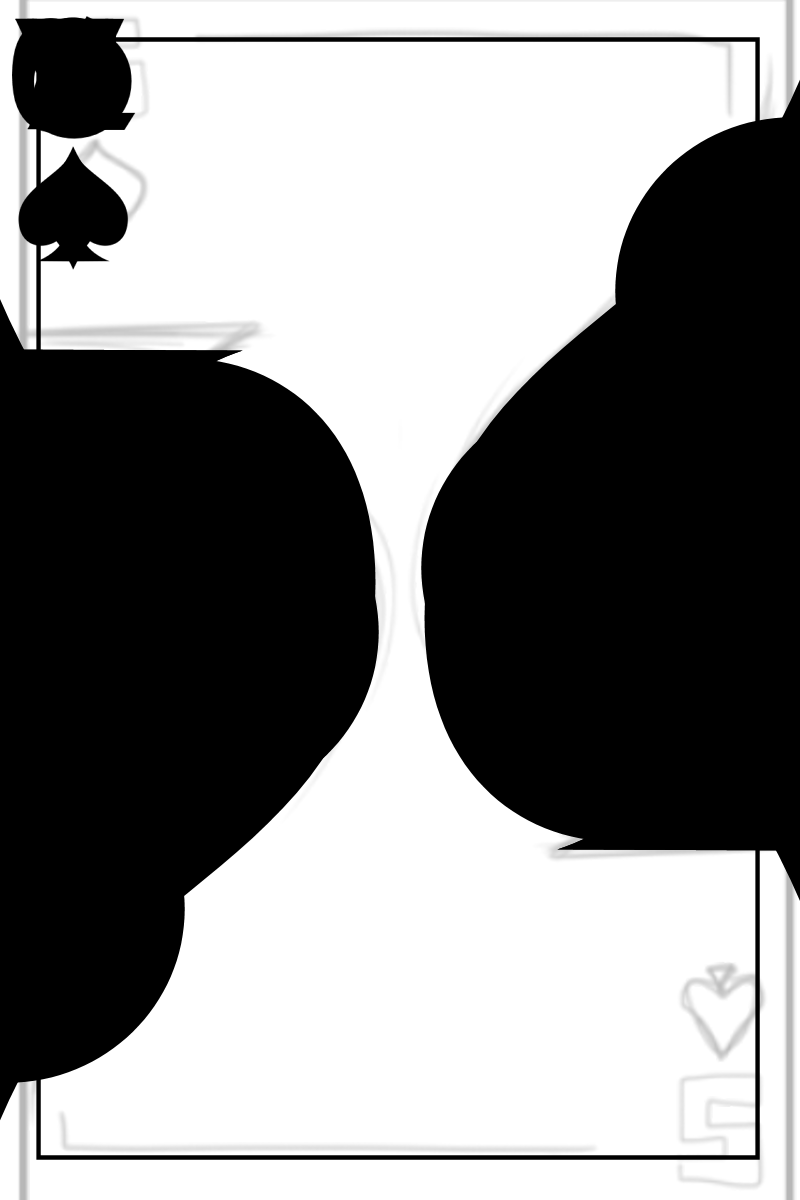
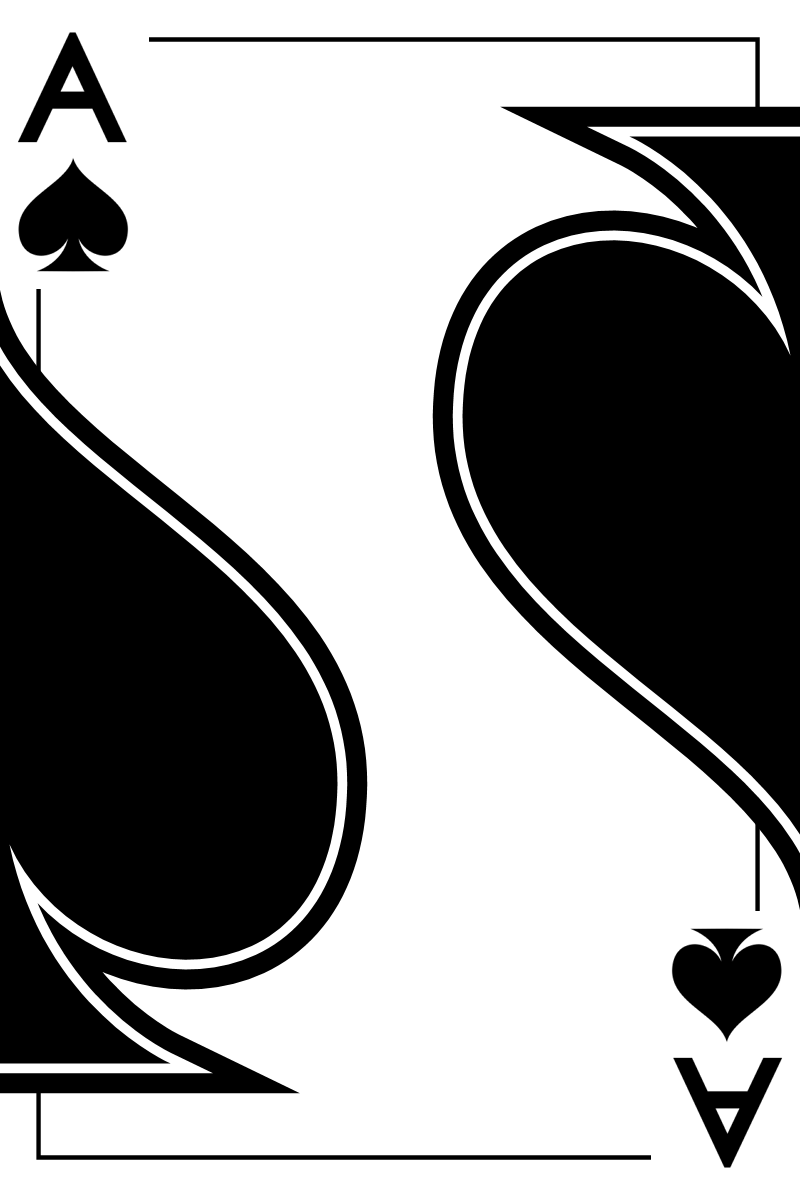
Revision of a layered w=800, h=1200 image; what changed, layer by layer:
removed layer "Copy of Vector 1" over [0, 117, 800, 1083]
removed layer "Vector 1" over [0, 95, 800, 1105]
removed layer "Vector 2" over [0, 149, 800, 1051]
removed layer "Layer13" over [0, 79, 800, 1121]
added layer "Layer35" above "Layer32" over [0, 106, 800, 1094]
moved "Set3" above "Layer24" over [0, 0, 800, 1190]
painted on "Layer1" over [15, 18, 783, 1168]
hid "Layer2", painted on it over [26, 18, 764, 1168]
hid "Layer3", painted on it over [14, 18, 786, 1178]
hid "Layer4", painted on it over [42, 17, 758, 1169]
hid "Layer5", painted on it over [12, 18, 786, 1172]
hid "Layer6", painted on it over [32, 18, 761, 1173]
hid "Layer7", painted on it over [30, 18, 767, 1172]
hid "Layer10", painted on it over [27, 16, 754, 1169]
hid "Layer8", painted on it over [36, 18, 764, 1174]
hid "Layer9", painted on it over [33, 18, 767, 1169]
hid "Layer11", painted on it over [26, 20, 774, 1172]
hid "Layer12", painted on it over [31, 18, 768, 1172]
hid "Vector 5", painted on it over [30, 18, 770, 1171]
removed layer "Layer17" from group "Set2" over [18, 147, 129, 262]
removed layer "Layer15" from group "Set2" over [21, 146, 125, 270]
added layer "Layer20" in group "Set2" over [18, 157, 782, 1043]
added layer "Layer24" above "Layer26" over [0, 0, 800, 1200]
hid "Raster 1", painted on it over [6, 0, 800, 1200]
